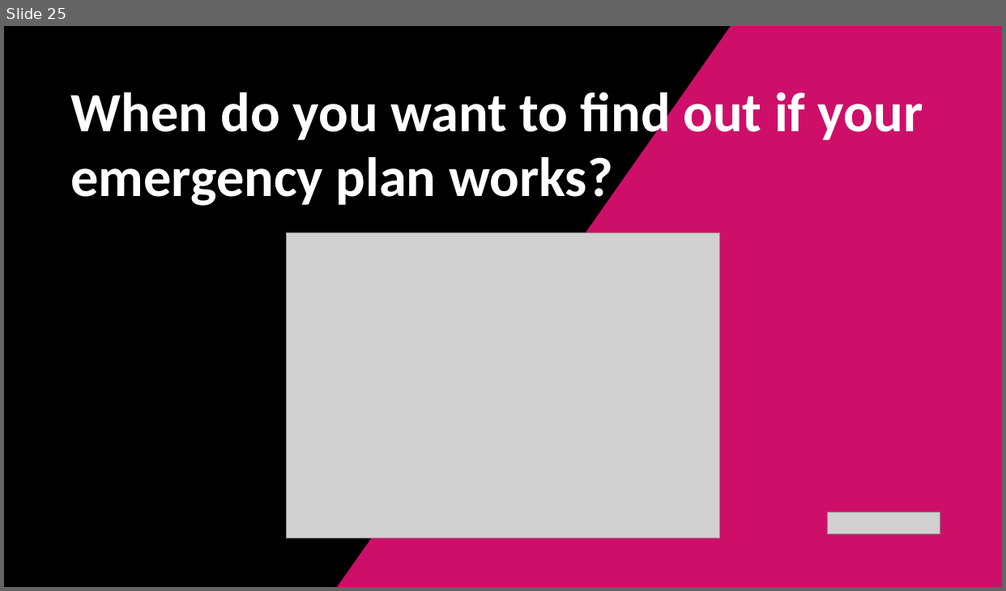
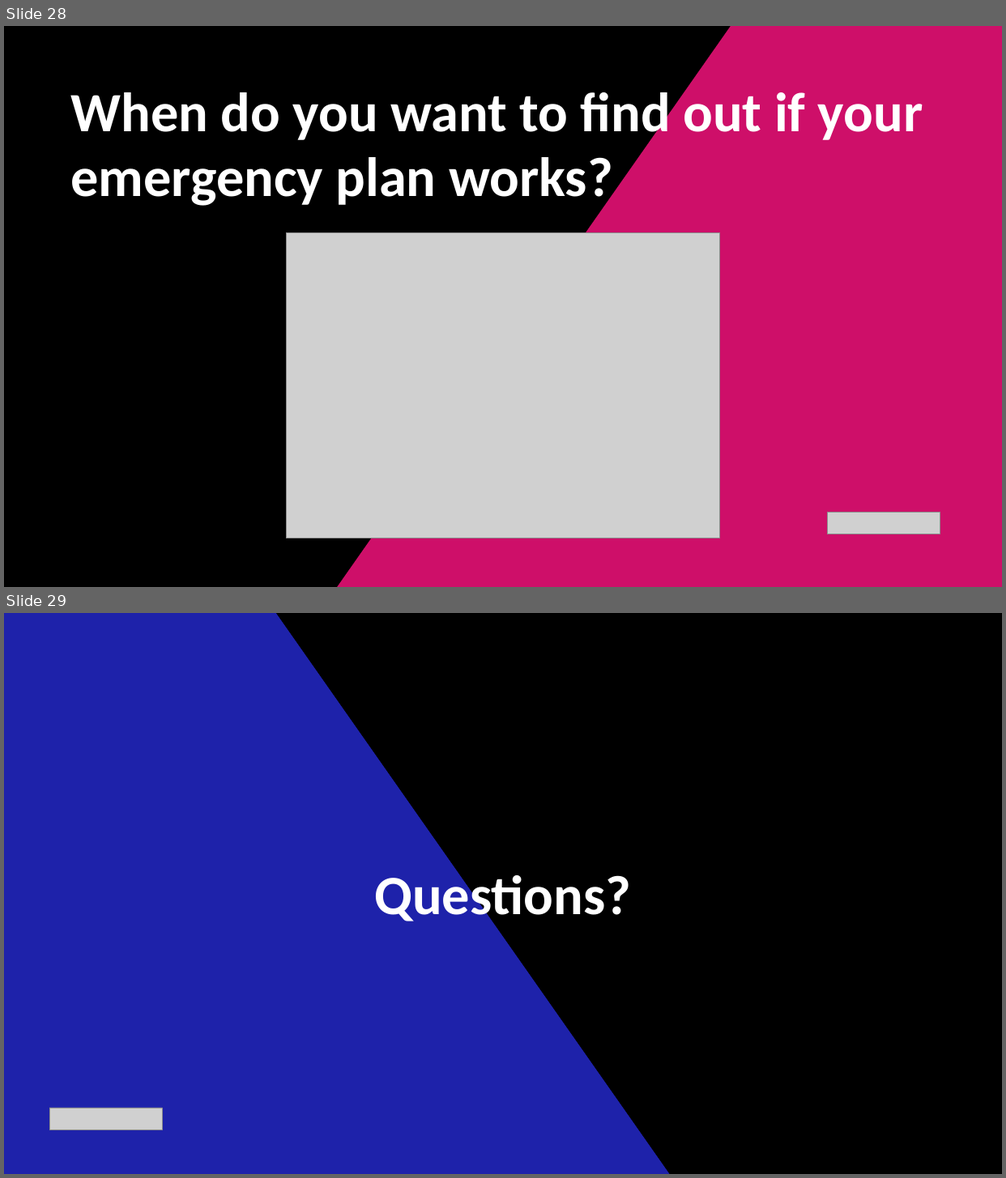
Before and after one commit to marti901/DotnetFriday-September-2026, a slide deck: slides/Thrive in chaos.pptx. Shown one above the other, each under a label of ours: slide 25 before the commit, slides 28 and 29 after it. The pictures are 1006x591 and 1006x1178 pixels, drawn with LibreOffice and Linux fonts; fonts in the diff are those of the drawing; grey boxes stand for pictures. Boxes give left, top, right and bottom in pixels: in the first picture for what was removed or moved away, otherwise in the second. Text is boxed around its words. In the diff, an @@ line names an element or a change of style, - is before the commit and + after.

```diff
--- a/slides/Thrive in chaos.pptx
+++ b/slides/Thrive in chaos.pptx
@@ slide 29 added at (4, 613, 1002, 1174), background #000000 @@
@@ freeform shape added at (4, 613, 671, 1174), fill #1E22AA @@
@@ rectangle added at (4, 613, 671, 1174), fill #1E22AA @@
@@ text added at (374, 868, 631, 927), 80 pt, text #FFFFFF, bold @@
+Questions?
@@ picture added at (50, 1108, 162, 1130) @@
@@ what was slide 25 is now slide 28 @@
```
Also in this commit, not shown: 4 slides changed, 3 other slides added, 1 slide removed.
